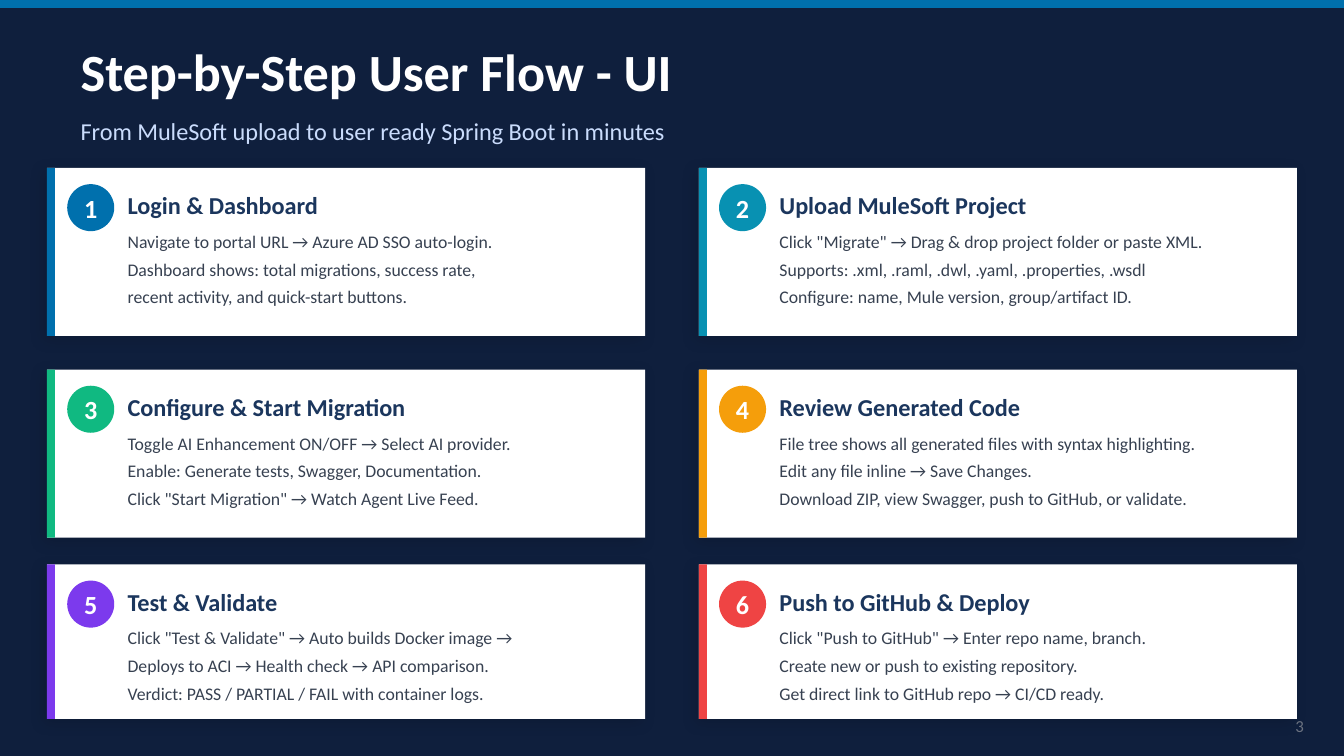
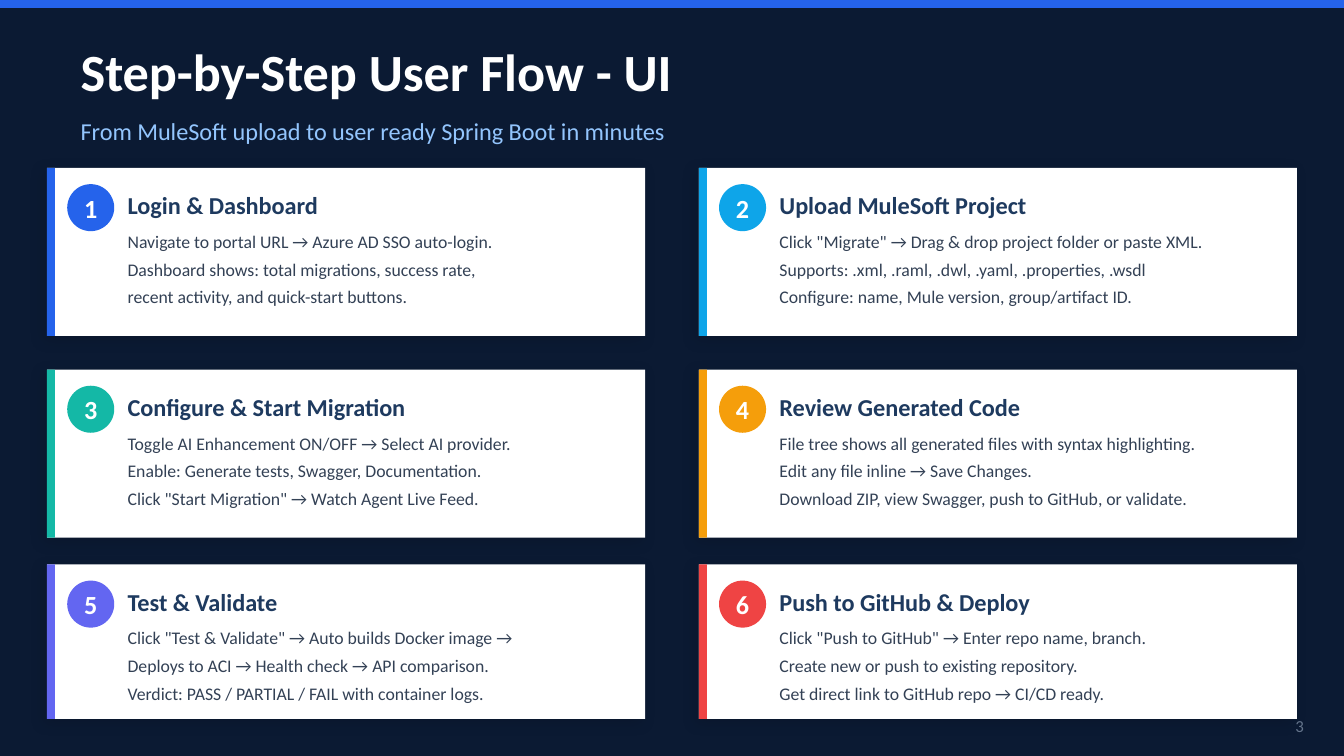
Before and after one commit to harinadh70/mule-migrator, a slide deck: slide 3 of MuleSoft-to-SpringBoot-Migrator-Technical-Presentation.pptx. Drawn at 1344x756 pixels with LibreOffice and Linux fonts; fonts in the diff are those of the drawing. Boxes give left, top, right and bottom in pixels: in the first picture for what was removed or moved away, otherwise in the second. Text is boxed around its words. In the diff, an @@ line names an element or a change of style, - is before the commit and + after.

```diff
--- a/MuleSoft-to-SpringBoot-Migrator-Technical-Presentation.pptx
+++ b/MuleSoft-to-SpringBoot-Migrator-Technical-Presentation.pptx
@@ background #0F1F3D to #0B1A33 @@
@@ text "From MuleSoft upload to user ..." at (81, 123, 665, 144): text colour #CADCFC to #93C5FD @@
@@ rectangle at (699, 168, 707, 336): fill #0891B2 to #0EA5E9 @@
@@ fill #0070AD to #2563EB in 3 elements at (0, 0, 1344, 8), (47, 168, 55, 336), (67, 184, 114, 231) @@
@@ ellipse at (719, 184, 766, 231): fill #0891B2 to #0EA5E9 @@
@@ rectangle at (47, 370, 55, 538): fill #10B981 to #14B8A6 @@
@@ ellipse at (67, 386, 114, 433): fill #10B981 to #14B8A6 @@
@@ rectangle at (47, 564, 55, 719): fill #7C3AED to #6366F1 @@
@@ ellipse at (67, 581, 114, 628): fill #7C3AED to #6366F1 @@
```
Also in this commit, not shown: 3 other slides changed.
